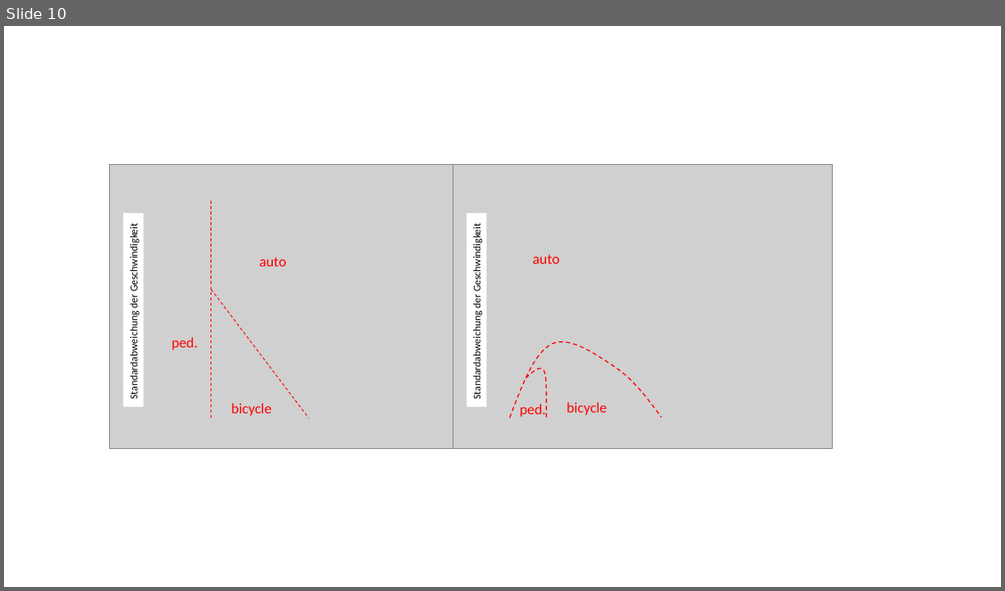
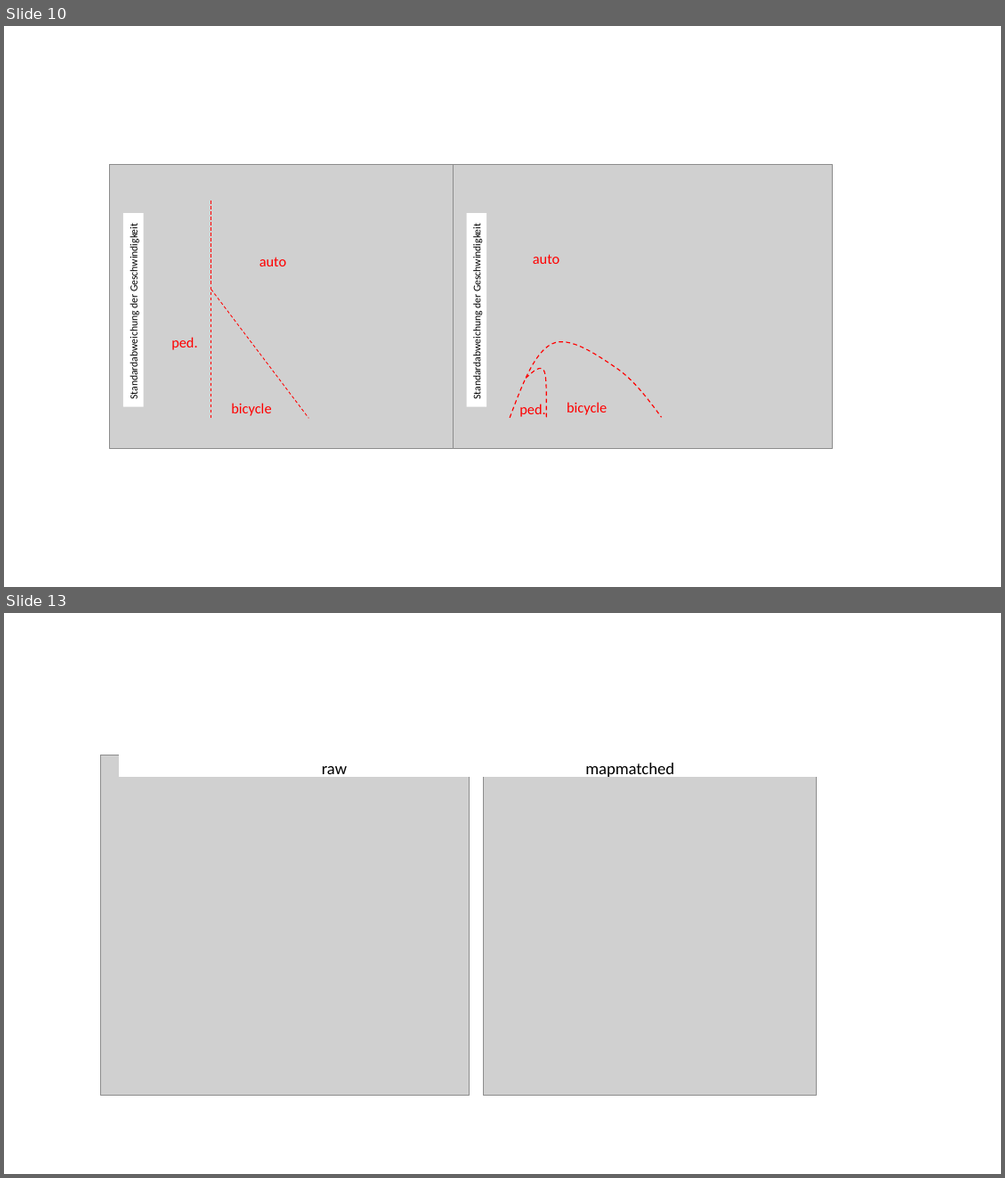
Before and after one commit to LennartKoepper/Bachelor-Thesis, a slide deck: Microsoft PowerPoint-Präsentation (neu).pptx. Shown one above the other, each under a label of ours: slide 10 before the commit, slides 10 and 13 after it; the slides between them are not shown. The pictures are 1005x591 and 1005x1178 pixels, drawn with LibreOffice and Linux fonts; fonts in the diff are those of the drawing; grey boxes stand for pictures. Boxes give left, top, right and bottom in pixels: in the first picture for what was removed or moved away, otherwise in the second. Text is boxed around its words. In the diff, an @@ line names an element or a change of style, - is before the commit and + after.

```diff
--- a/Microsoft PowerPoint-Präsentation (neu).pptx
+++ b/Microsoft PowerPoint-Präsentation (neu).pptx
@@ slide 13 added at (4, 613, 1001, 1174), background #FFFFFF @@
@@ rectangle added at (119, 742, 824, 776), fill #FFFFFF, outline #FFFFFF 1 pt @@
@@ picture added at (100, 755, 469, 1095) @@
@@ text added at (322, 766, 347, 779), 16 pt, text #000000 @@
+raw
@@ picture added at (484, 755, 816, 1095) @@
@@ text added at (585, 763, 674, 779), 16 pt, text #000000 @@
+mapmatched
```
Also in this commit, not shown: 2 other slides added, 1 other file.
